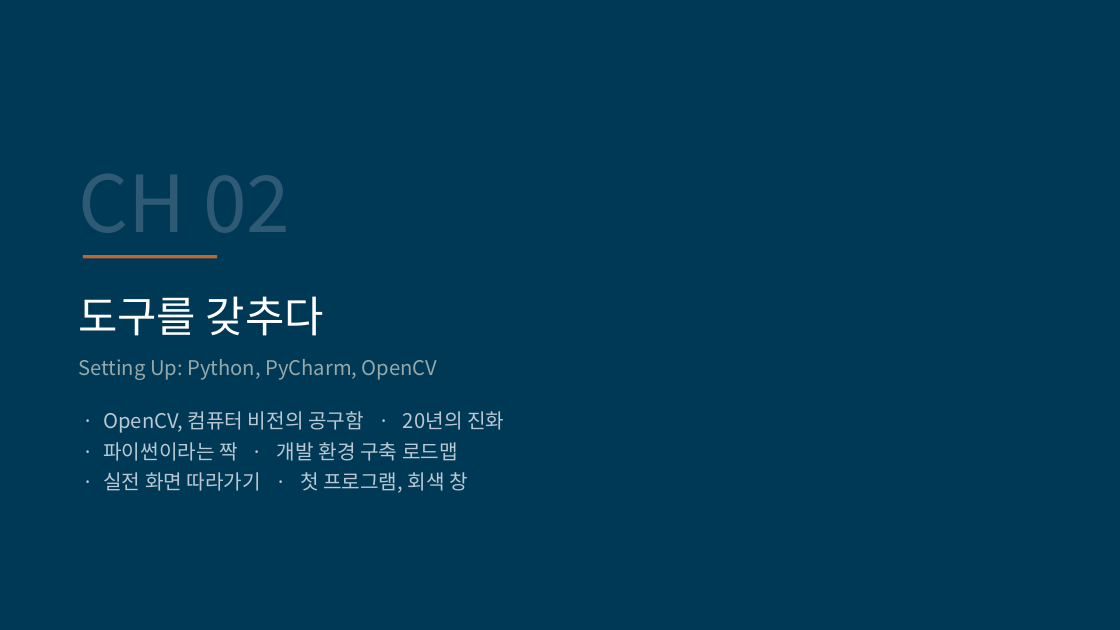
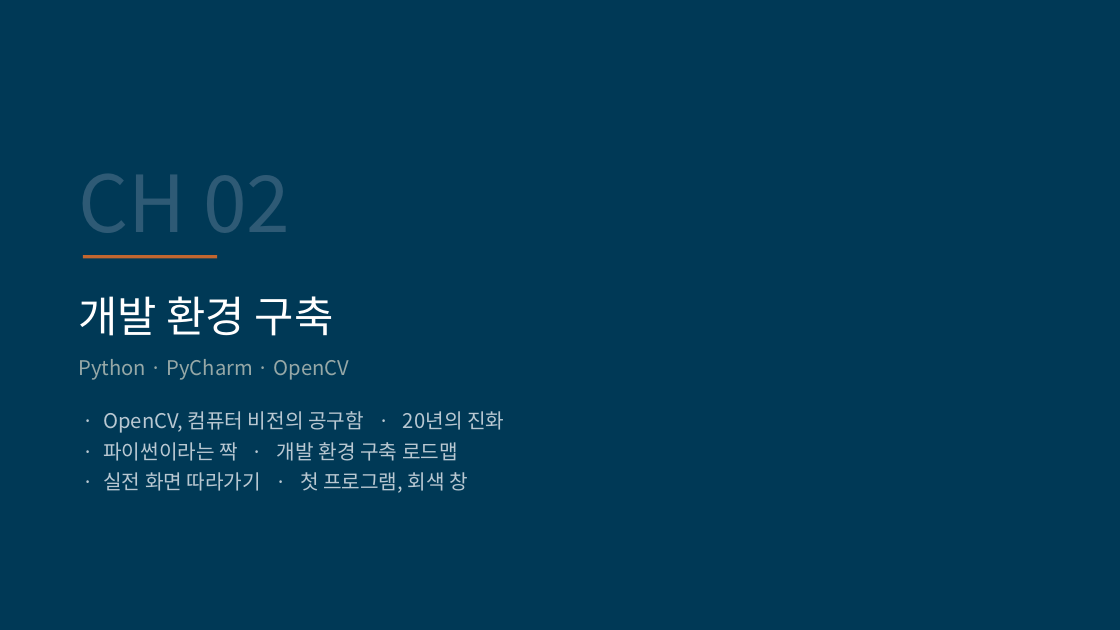
Before and after one commit to kkiimmiinn/cs-study-lab, a slide deck: slide 3 of ips/영상처리시스템_CH02.pptx. Drawn at 1120x630 pixels with LibreOffice and Linux fonts; fonts in the diff are those of the drawing. Boxes give left, top, right and bottom in pixels: in the first picture for what was removed or moved away, otherwise in the second. Text is boxed around its words. In the diff, an @@ line names an element or a change of style, - is before the commit and + after.

```diff
--- a/ips/영상처리시스템_CH02.pptx
+++ b/ips/영상처리시스템_CH02.pptx
@@ text at (78, 296, 334, 336): text changed @@
-도구를 갖추다
+개발 환경 구축
@@ text at (78, 359, 350, 380): text changed @@
-Setting Up: Python, PyCharm, OpenCV
+Python · PyCharm · OpenCV
```
Also in this commit, not shown: 15 other slides changed, 50 other files.
